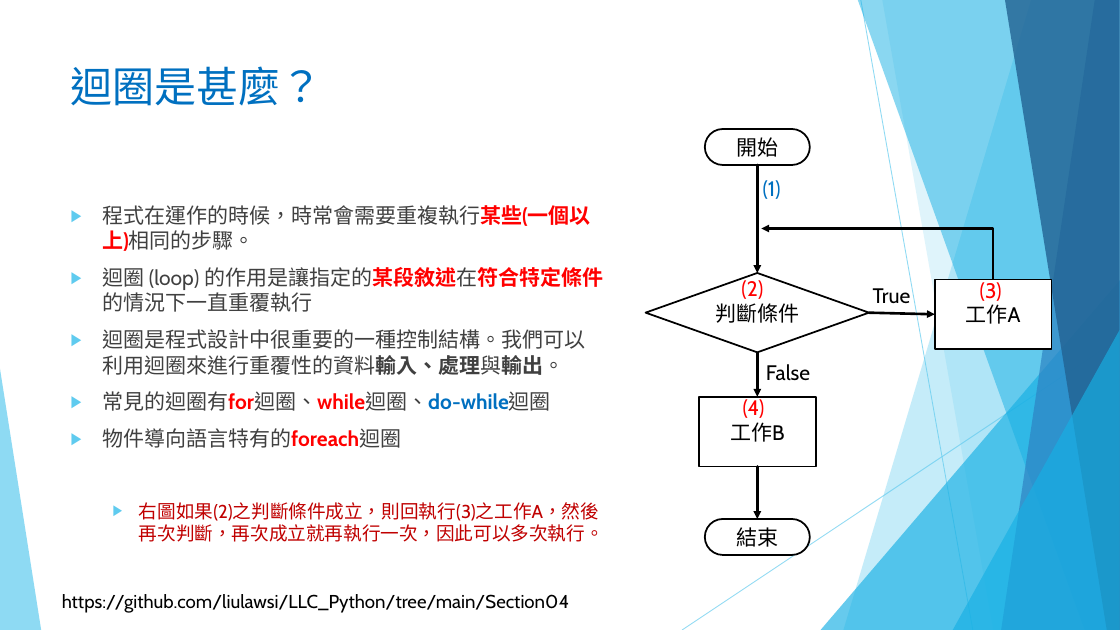
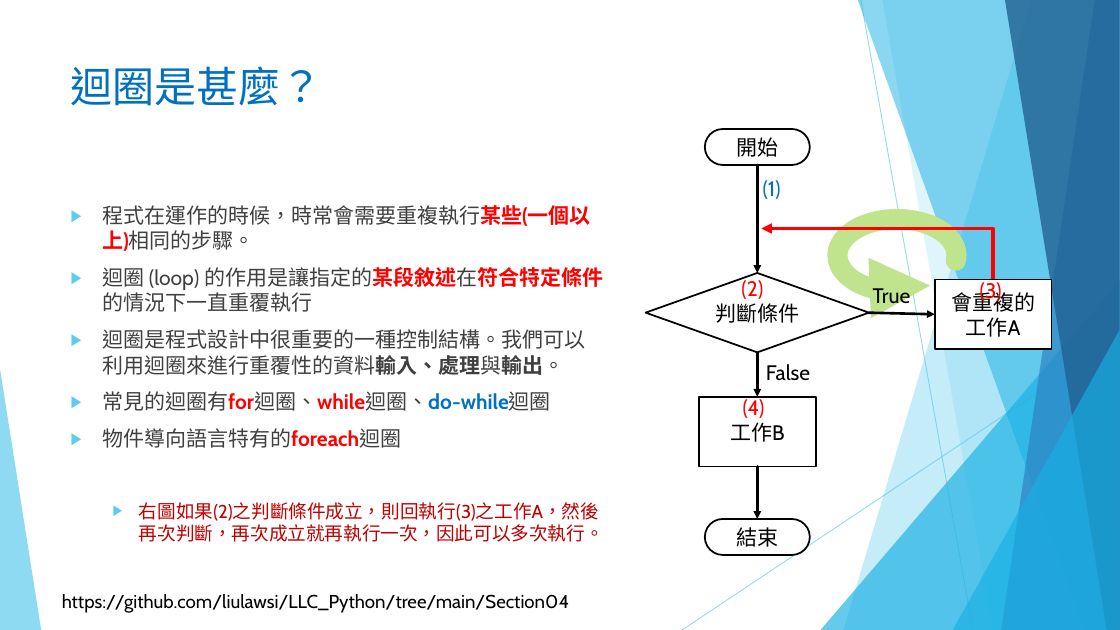
Before and after one commit to liulawsi/My_PPTs, a slide deck: slide 2 of LCC/Python/04_迴圈大法.pptx. Drawn at 1120x630 pixels with LibreOffice and Linux fonts; fonts in the diff are those of the drawing; background and template pictures are left out. Boxes give left, top, right and bottom in pixels: in the first picture for what was removed or moved away, otherwise in the second. Text is boxed around its words. In the diff, an @@ line names an element or a change of style, - is before the commit and + after.

```diff
--- a/LCC/Python/04_迴圈大法.pptx
+++ b/LCC/Python/04_迴圈大法.pptx
@@ elbow arrow (993, 280) - (761, 229): stroke #000000 2.25 pt to #FF0000 3 pt @@
@@ arc (boxed as its full ellipse) added at [838, 219, 957, 292], outline #C0E38D 17.25 pt @@
@@ text in rectangle at [951, 289, 1035, 312]: paragraph added @@
+會重複的
```
Also in this commit, not shown: 1 other slide changed, 3 other files.
